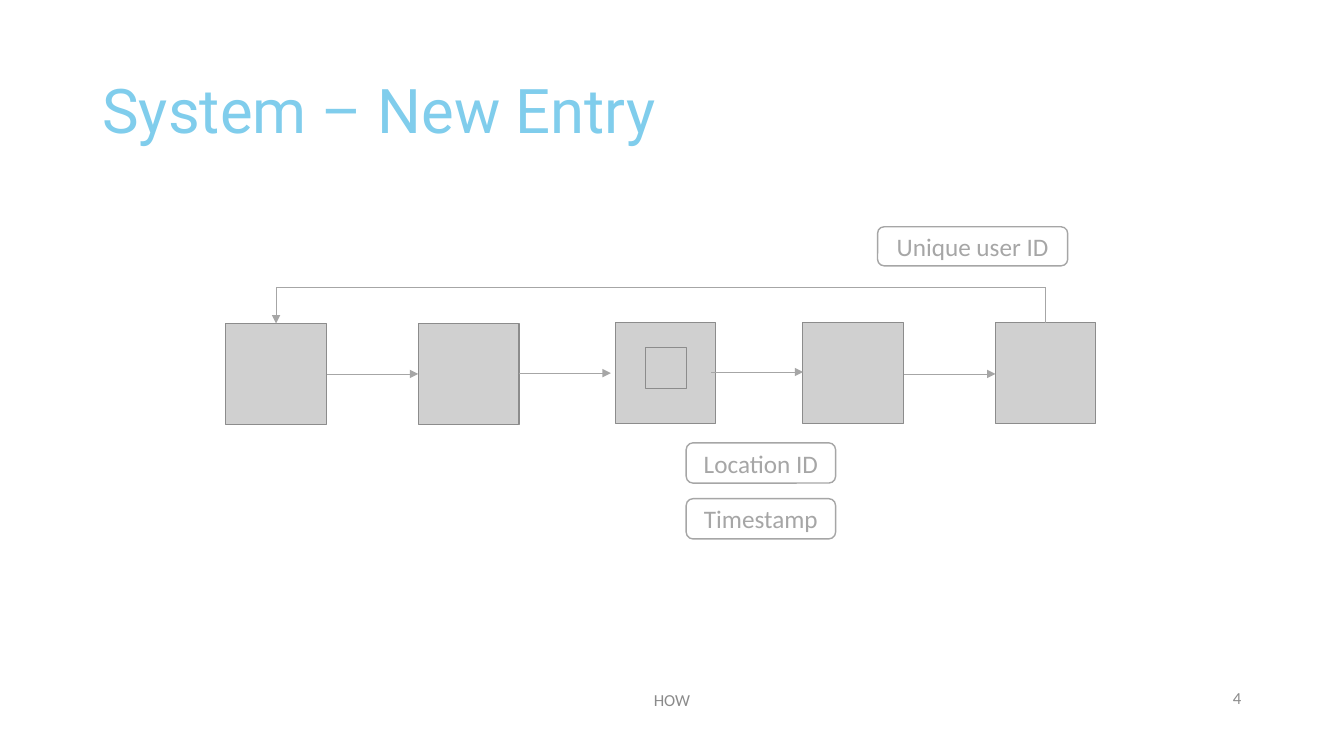
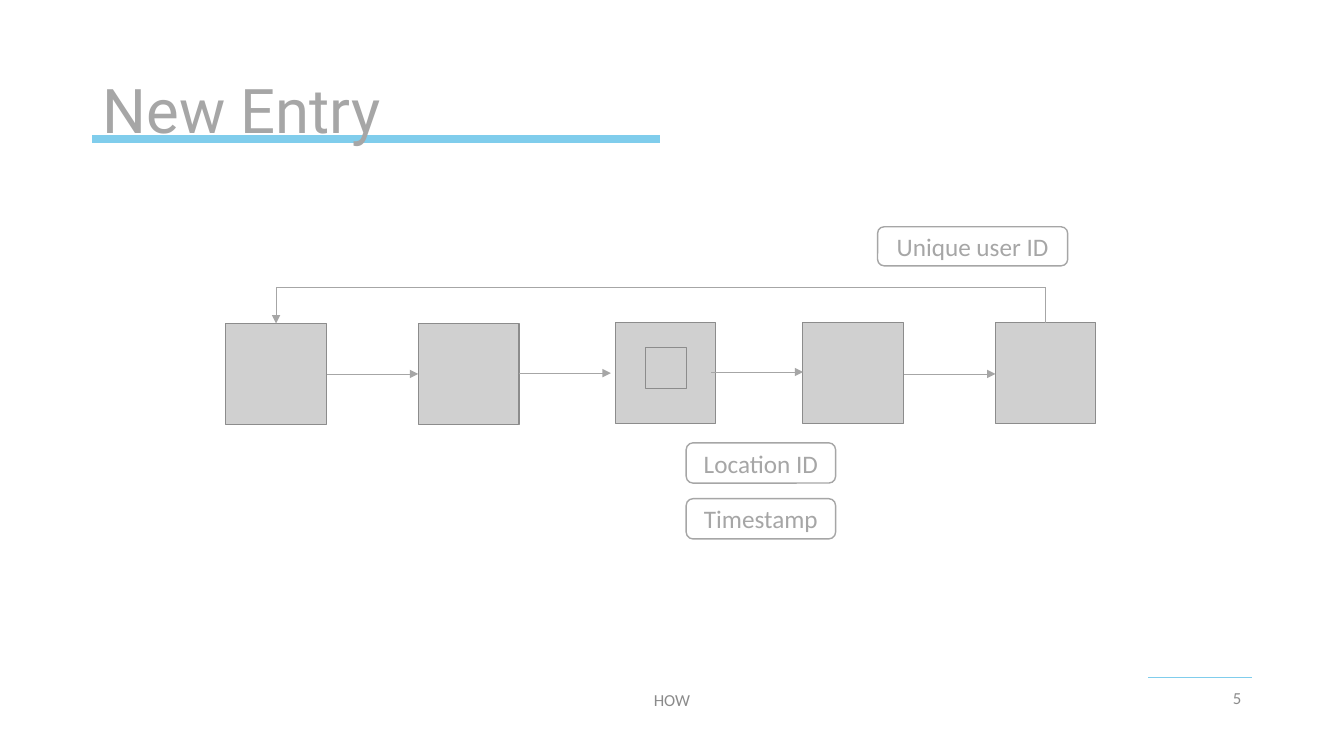
Before and after one commit to michael-spengler/Tracer-wwi19dsa, a slide deck: slide 5 of business/Tracer.pptx (slide 4 before the commit). Drawn at 1344x756 pixels with LibreOffice and Linux fonts; fonts in the diff are those of the drawing; grey boxes stand for pictures; background and template pictures are left out. Boxes give left, top, right and bottom in pixels: in the first picture for what was removed or moved away, otherwise in the second. Text is boxed around its words. In the diff, an @@ line names an element or a change of style, - is before the commit and + after.

```diff
--- a/business/Tracer.pptx
+++ b/business/Tracer.pptx
@@ title at (102,89,381,146): text changed; text colour #80CDEC to #A6A6A6 @@
-System – New Entry
+New Entry
@@ line added from (93, 139) to (659, 139), #80CDEC 6 pt @@
@@ line added from (1148, 678) to (1252, 678), #80CDEC 0.75 pt @@
@@ page number at (1233,693,1241,704): text changed @@
-4
+5
```
Also in this commit, not shown: 6 other slides changed, 1 slide added, 2 other files.
